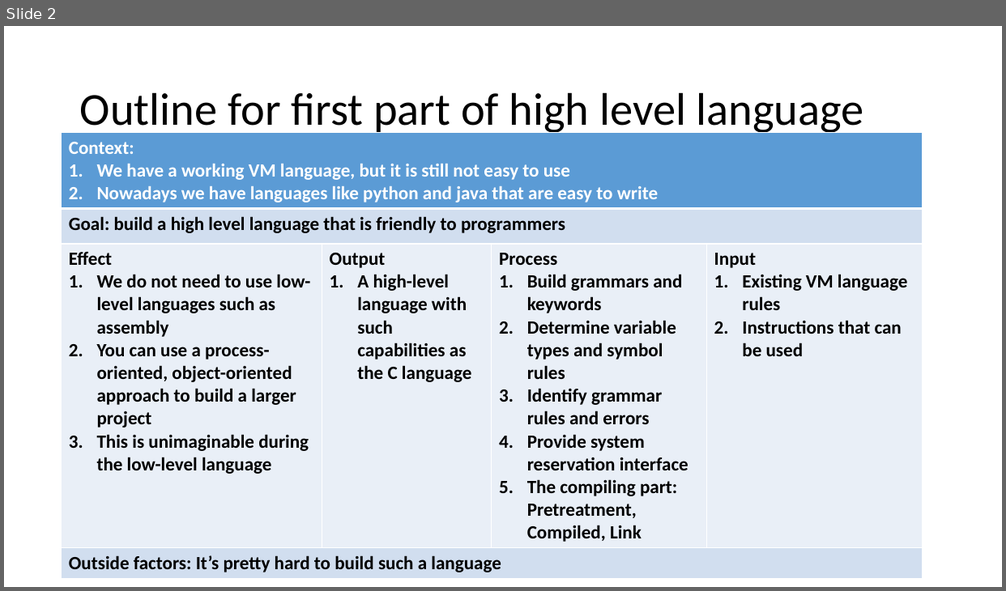
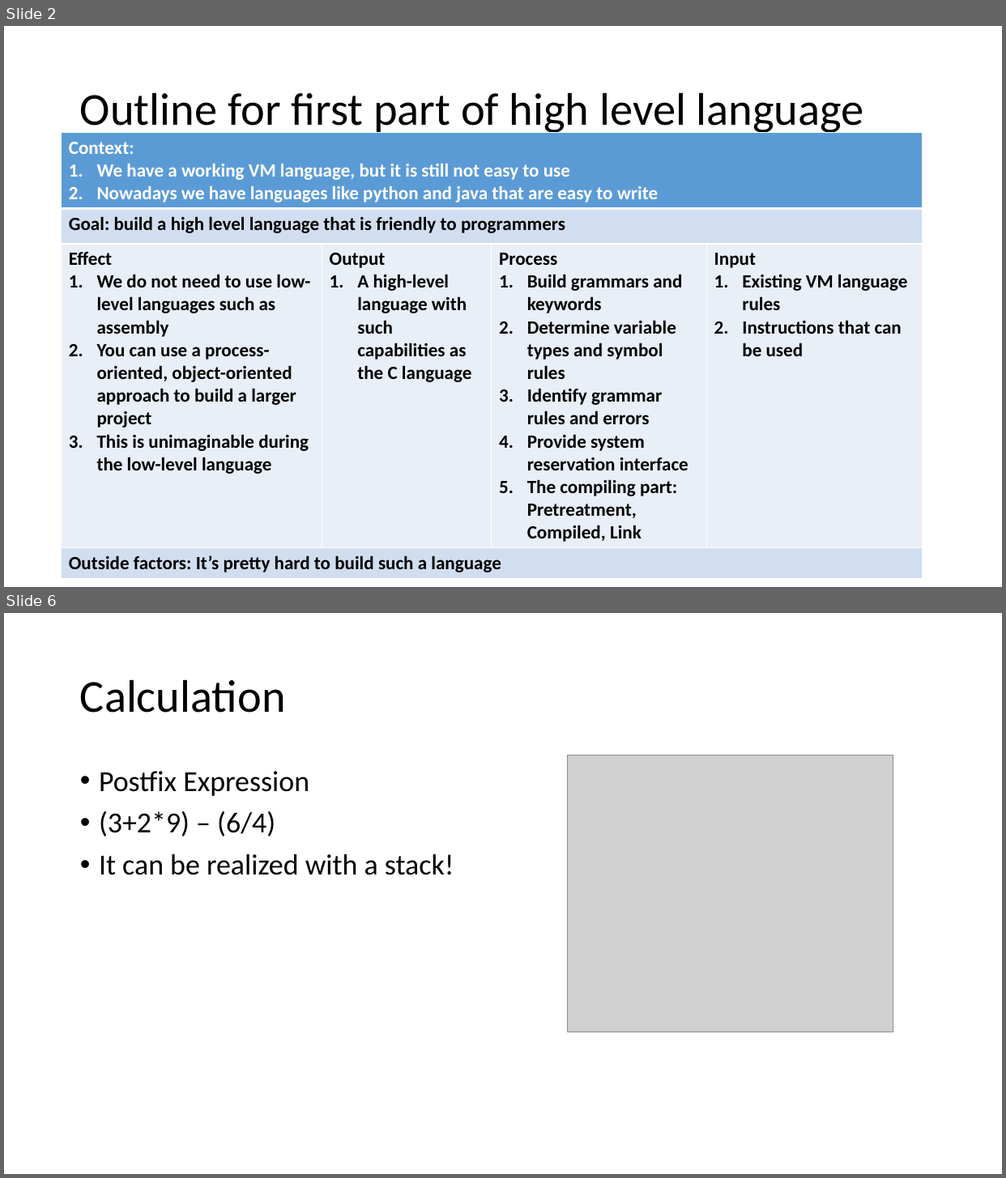
Before and after one commit to LouiValley/System-Design-in-Computational-Thinking-2018-Spring, a slide deck: team1/ppt/pre04.pptx. Shown one above the other, each under a label of ours: slide 2 before the commit, slides 2 and 6 after it; the slides between them are not shown. The pictures are 1006x591 and 1006x1178 pixels, drawn with LibreOffice and Linux fonts; fonts in the diff are those of the drawing; grey boxes stand for pictures. Boxes give left, top, right and bottom in pixels: in the first picture for what was removed or moved away, otherwise in the second. Text is boxed around its words. In the diff, an @@ line names an element or a change of style, - is before the commit and + after.

```diff
--- a/team1/ppt/pre04.pptx
+++ b/team1/ppt/pre04.pptx
@@ slide 6 added at [4,613,1002,1174], background #FFFFFF @@
@@ title added at [80,679,286,713], 44 pt, text #000000 @@
+Calculation
@@ picture added at [568,756,893,1033] @@
@@ text added at [99,771,454,875], 28 pt, text #000000 @@
+• Postfix Expression
+• (3+2*9) – (6/4)
+• It can be realized with a stack!
```
Also in this commit, not shown: 12 other slides added, 1 slide removed.
